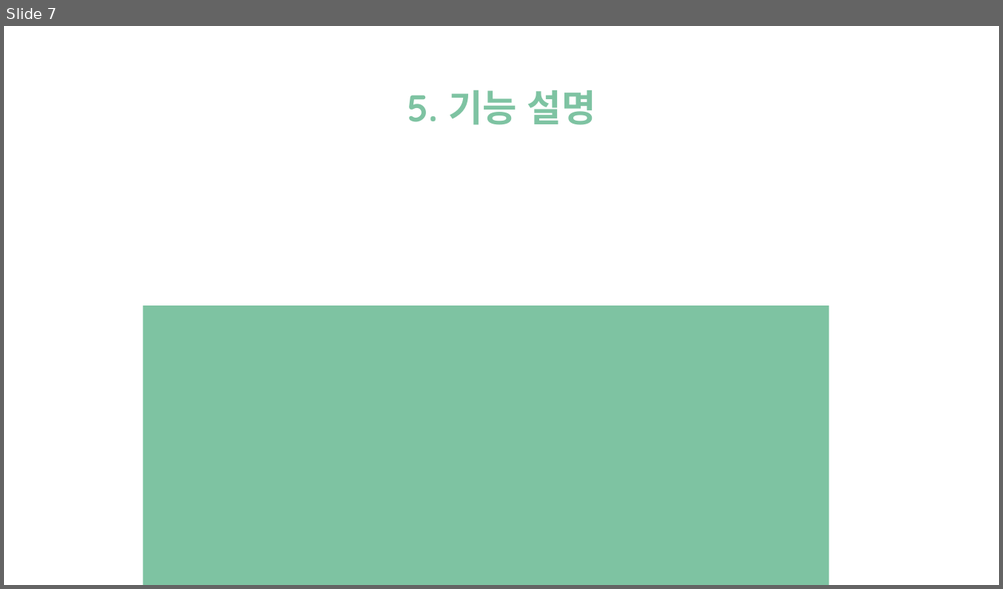
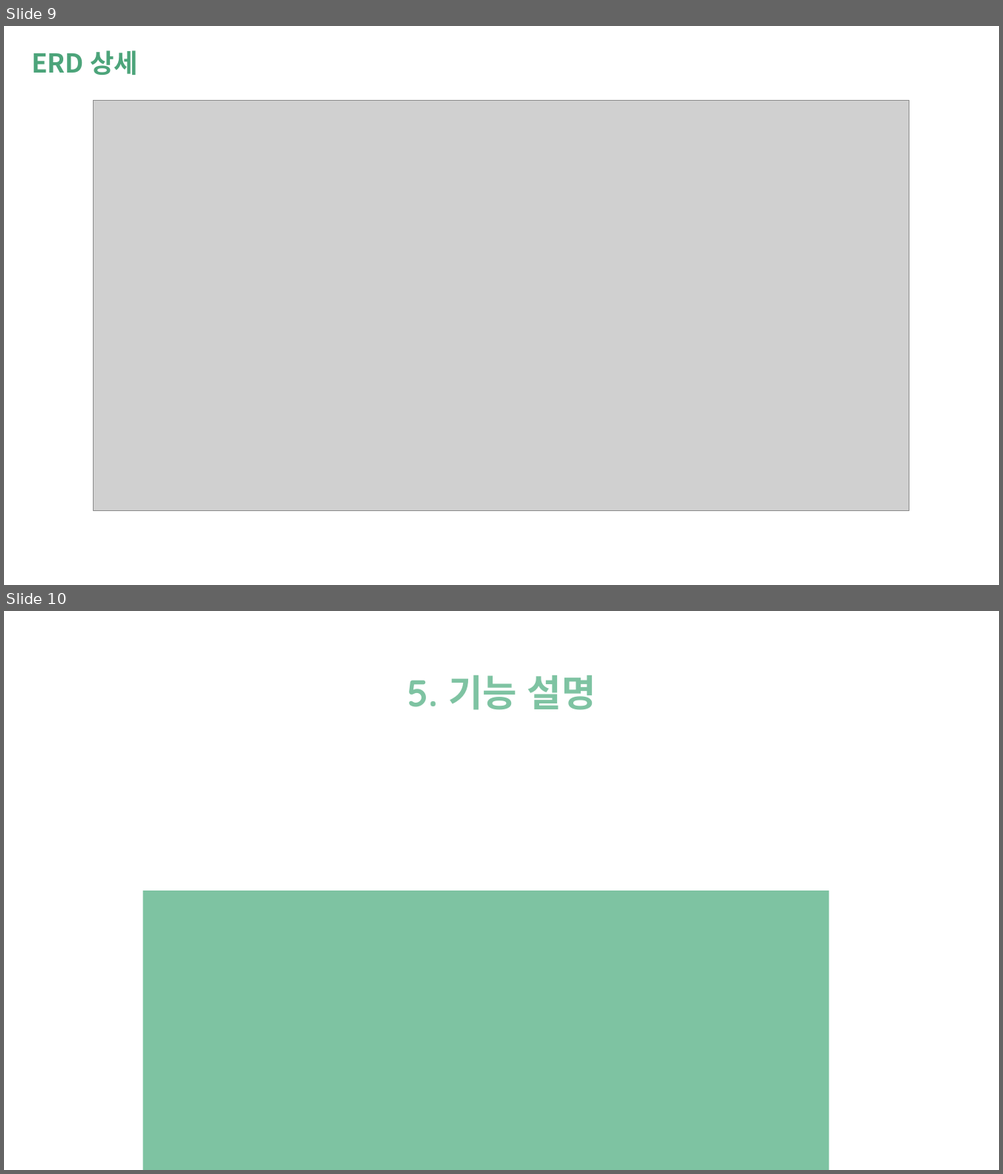
Before and after one commit to Sangbbgg/ezTeam2_campaign, a slide deck: 템플릿/환경켐페인소셜웹.pptx. Shown one above the other, each under a label of ours: slide 7 before the commit, slides 9 and 10 after it. The pictures are 1003x589 and 1003x1174 pixels, drawn with LibreOffice and Linux fonts; fonts in the diff are those of the drawing; grey boxes stand for pictures; background and template pictures are left out. Boxes give left, top, right and bottom in pixels: in the first picture for what was removed or moved away, otherwise in the second. Text is boxed around its words. In the diff, an @@ line names an element or a change of style, - is before the commit and + after.

```diff
--- a/템플릿/환경켐페인소셜웹.pptx
+++ b/템플릿/환경켐페인소셜웹.pptx
@@ slide 9 added at [4, 26, 999, 585], background #FFFFFF @@
@@ title added at [31, 50, 138, 75], 25.2 pt, text #4CA47A, bold @@
+ERD 상세
@@ picture added at [94, 101, 909, 511] @@
@@ what was slide 7 is now slide 10 @@
```
Also in this commit, not shown: 3 other slides added, 4 other files.
